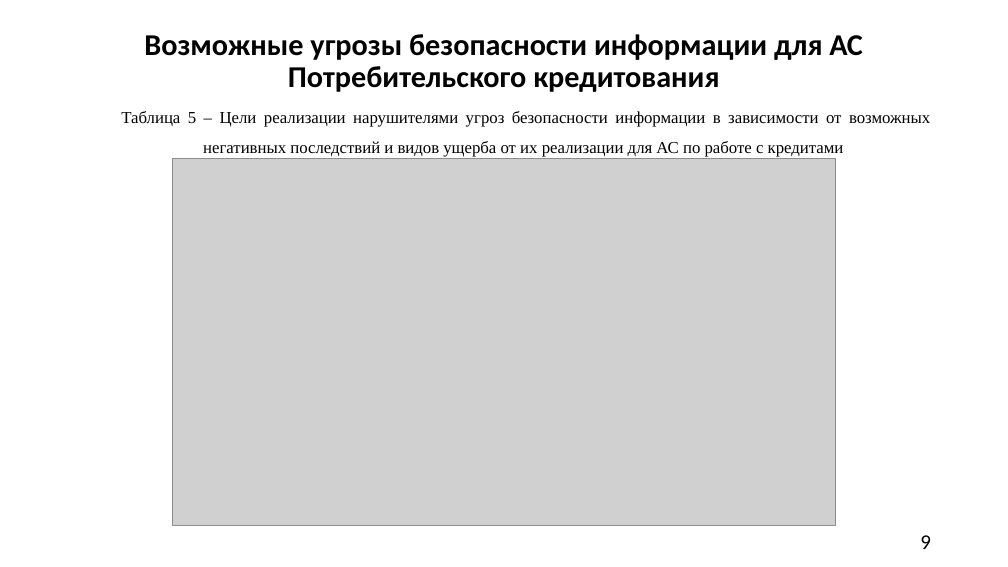
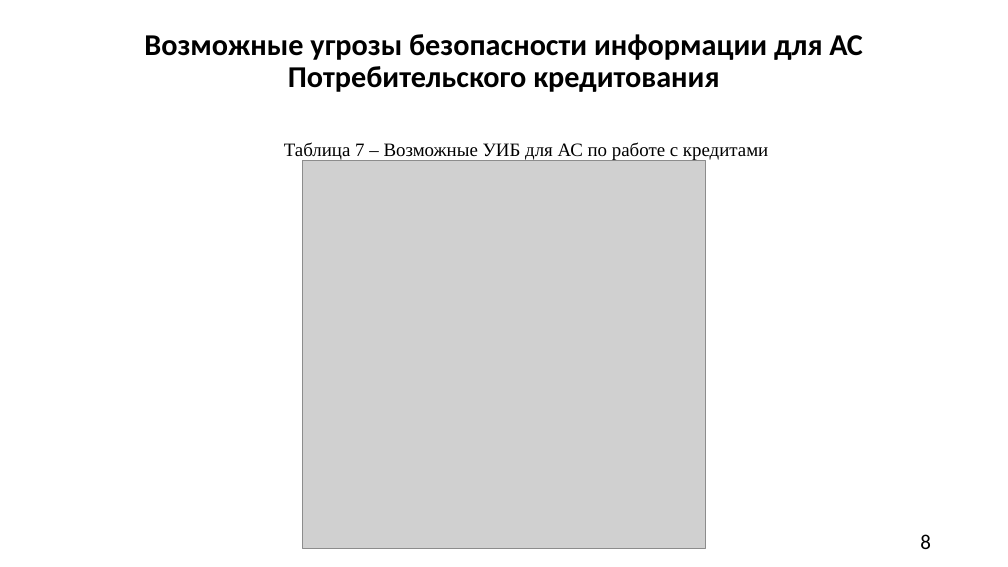
Before and after one commit to A1ex1in/3k2sKursachi, a slide deck: slide 8 of анацкая/КП/КР ЧигаревА.Ю. БИб-21Э1 ТПЗАС.pptx (slide 9 before the commit). Drawn at 1008x567 pixels with LibreOffice and Linux fonts; fonts in the diff are those of the drawing; grey boxes stand for pictures. Boxes give left, top, right and bottom in pixels: in the first picture for what was removed or moved away, otherwise in the second. Text is boxed around its words. In the diff, an @@ line names an element or a change of style, - is before the commit and + after.

```diff
--- a/анацкая/КП/КР ЧигаревА.Ю. БИб-21Э1 ТПЗАС.pptx
+++ b/анацкая/КП/КР ЧигаревА.Ю. БИб-21Э1 ТПЗАС.pptx
@@ text at bbox=[284, 142, 768, 160]: text changed; size 16 to 18 pt @@
-Таблица 5 – Цели реализации нарушителями угроз безопасности информации в зависимости от возможных негативных последствий и видов ущерба от их реализации для АС по работе с кредитами
+Таблица 7 – Возможные УИБ для АС по работе с кредитами
@@ picture: place and size @@
-picture at bbox=[172, 159, 836, 526]
+picture at bbox=[302, 160, 706, 548]
@@ page number at bbox=[920, 534, 931, 549]: text changed @@
-9
+8
```
Also in this commit, not shown: 3 other slides changed, 1 slide removed.
